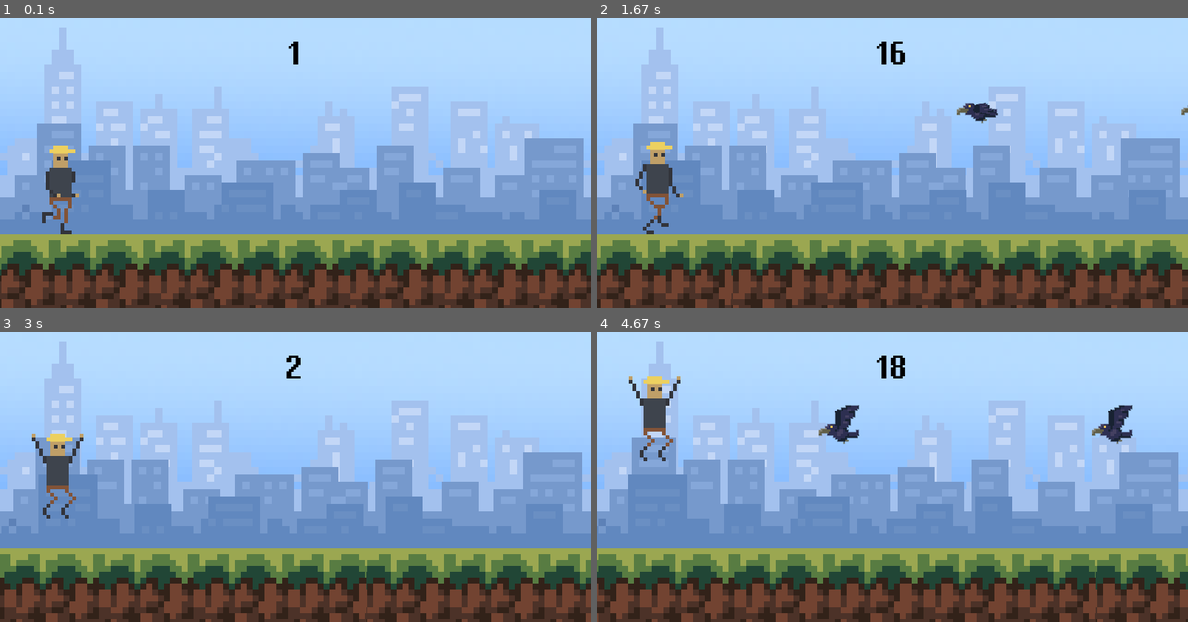
Above: before the commit, frames 1-4 (two rows, left to right).
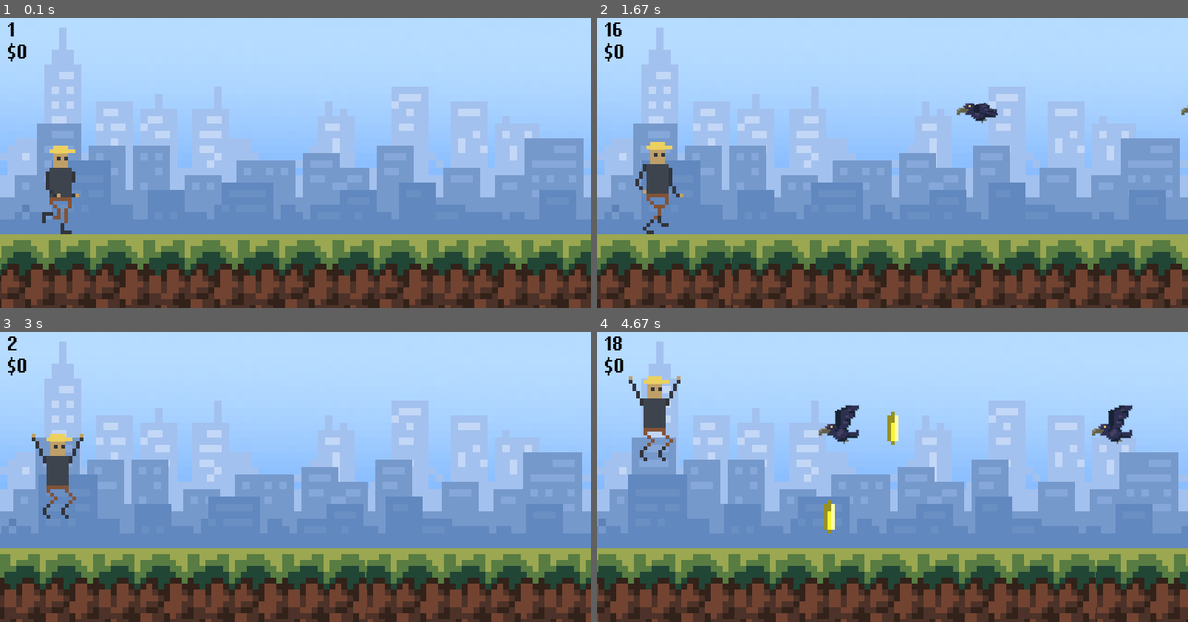
Above: after the commit, the same moments.

Repository: Dan-96/Pygame-Runner
Game: pygame game, started from main.py
Same seed, same stepped clock (60 frames per second), same inputs: the game is played once before the commit and once after it.
Inputs:
- Up to frame 1 (0.1 s): no input
- Up to frame 2 (1.67 s): no input
- Up to frame 3 (3 s): tap Space at 1.83, 2.23, 2.53, 2.7, 2.83 s
- Up to frame 4 (4.67 s): tap Space at 3.53, 3.67, 3.8, 3.93, 4.1, 4.23, 4.43, 4.57 s

The runs differ from the first frame. In frame 1, 0.2% of the frame differs, in the area x 1-51%, y 1-17%; in frame 2, 0.4%; in frame 3, 0.2%; in frame 4, 0.8%, in the area x 1-53%, y 1-70%.

Commit message:
Added coin pickup system, cleaned up code.
Created a new class called 'Coin' which enables coins to randomly spawn, and added a system that tracks how much money the player has.

Made code more readable and deleted repeated blocks of code.

Diff:
--- a/main.py
+++ b/main.py
@@ -1,3 +1,5 @@
+import random
+
 import pygame
 from sys import exit
 from random import randint, choice
@@ -26,10 +28,10 @@
             player_run_8,
             player_run_9,
         ]
-        self.player_index = 0
+        self.animation_index = 0
         self.player_jump = pygame.image.load('Graphics/Player_jump.png').convert_alpha()
 
-        self.image = pygame.image.load('Graphics/Player_run_1.png').convert_alpha()
+        self.image = player_run_1
         self.rect = self.image.get_rect(midbottom = (80, 300))
         self.rect.width = self.image.get_width() // 2
         self.gravity = 0
@@ -50,10 +52,10 @@
         if self.rect.bottom < 300:
             self.image = self.player_jump
         else:
-            self.player_index += 0.3
-            if self.player_index >= len(self.player_run):
-                self.player_index = 0
-            self.image = self.player_run[int(self.player_index)]
+            self.animation_index += 0.3
+            if self.animation_index >= len(self.player_run):
+                self.animation_index = 0
+            self.image = self.player_run[int(self.animation_index)]
 
     def update(self):
         self.player_input()
@@ -76,7 +78,6 @@
             y_pos = 300
 
         self.animation_index = 0
-
         self.image = self.frames[self.animation_index]
         self.rect = self.image.get_rect(midbottom = (randint(900, 1100), y_pos))
 
@@ -95,16 +96,59 @@
         self.rect.x -= speed
         self.destroy()
 
+class Coin(pygame.sprite.Sprite):
+    def __init__(self):
+        super().__init__()
+        coin_frame_1 = image_scaling('Graphics/Coin_1.png', 45, 45)
+        coin_frame_2 = image_scaling('Graphics/Coin_2.png', 45, 45)
+        coin_frame_3 = image_scaling('Graphics/Coin_3.png', 45, 45)
+        coin_frame_4 = image_scaling('Graphics/Coin_2.png', 45, 45)
+        self.coin_frame = [
+            coin_frame_1,
+            coin_frame_2,
+            coin_frame_3,
+            coin_frame_4
+        ]
+
+        self.animation_index = 0
+        self.image = coin_frame_1
+        y_pos = [280, 280, 160]
+        self.rect = self.image.get_rect(midbottom = (randint(900, 1700), choice(y_pos)))
+
+    def animation_state(self):
+        self.animation_index += 0.2
+        if self.animation_index >= len(self.coin_frame):
+            self.animation_index = 0
+        self.image = self.coin_frame[int(self.animation_index)]
+
+    def destroy(self):
+        if self.rect.x < -200:
+            self.kill()
+            return True
+        if not player_collisions(coin_group, False):
+            self.kill()
+            global money
+            money += 1
+            return True
+        else:
+            return False
+
+    def update(self):
+        self.animation_state()
+        self.rect.x -= speed / 1.5
+        self.destroy()
+
 def display_score():
     current_time = int(round((pygame.time.get_ticks() - start_time) / 100))
     score_surf = font.render(f'{current_time}', True, 'black')
-    score_rect = score_surf.get_rect(center = (400, 50))
+    score_rect = score_surf.get_rect(midleft = (10, 20))
     screen.blit(score_surf, score_rect)
     return current_time
 
-def sprite_collisions():
-    if pygame.sprite.spritecollide(player_group.sprite, obstacle_group, False):
-        obstacle_group.empty()
+def player_collisions(group, empty):
+    if pygame.sprite.spritecollide(player_group.sprite, group, False):
+        if empty:
+            group.empty()
         return False
     else:
         return True
@@ -120,23 +164,32 @@
     screen.blit(surface, (bg_x2, height))
     return bg_x, bg_x2
 
+def image_scaling(image, x, y):
+    return pygame.transform.scale(pygame.image.load(image).convert_alpha(), (x, y))
 
 pygame.init()
 screen = pygame.display.set_mode((800, 400))
 pygame.display.set_caption('Runner')
 pygame.display.set_icon(pygame.image.load('Graphics/Logo.png'))
 clock = pygame.time.Clock()
-font = pygame.font.Font('Fonts/MP16REG.ttf', 50)
+font = pygame.font.Font('Fonts/MP16REG.ttf', 30)
+coin_spawn_random = 0
 game_active = True
 start_time = 0
 speed = 10
+money = 0
+
+
+# Groups
 player_group = pygame.sprite.GroupSingle()
 player_group.add(Player())
 
 obstacle_group = pygame.sprite.Group()
 
+coin_group = pygame.sprite.Group()
+
 # Background colour
-background_surf = pygame.transform.scale((pygame.image.load('Graphics/Background.png').convert()), (800, 400))
+background_surf = image_scaling('Graphics/Background.png', 800, 400)
 
 # Ground
 ground_surf = pygame.image.load('Graphics/Ground.png').convert()
@@ -145,38 +198,24 @@
 ground_x2 = ground_img_width
 
 # Background city
-city_surf = pygame.transform.scale((pygame.image.load('Graphics/City_background_1.png').convert_alpha()), (800, 400))
+city_surf = image_scaling('Graphics/City_background_1.png', 800, 400)
 city_img_width = city_surf.get_width()
 city_x1 = 0
 city_x2 = city_img_width
 
-city2_surf = pygame.transform.scale((pygame.image.load('Graphics/City_background_2.png').convert_alpha()), (800, 400))
+city2_surf = image_scaling('Graphics/City_background_2.png', 800, 400)
 city2_img_width = city2_surf.get_width()
 city2_x1 = 0
 city2_x2 = city2_img_width
 
-city3_surf = pygame.transform.scale((pygame.image.load('Graphics/City_background_3.png').convert_alpha()), (800, 400))
+city3_surf = image_scaling('Graphics/City_background_3.png', 800, 400)
 city3_img_width = city3_surf.get_width()
 city3_x1 = 0
 city3_x2 = city3_img_width
 
-# Boulder obstacle
-boulder_frame_1 = pygame.image.load('Graphics/Enemy_boulder_1.png').convert_alpha()
-boulder_frame_2 = pygame.image.load('Graphics/Enemy_boulder_2.png').convert_alpha()
-boulder_frames = [boulder_frame_1, boulder_frame_2]
-boulder_frame_index = 0
-boulder_surf = boulder_frames[int(boulder_frame_index)]
-
-# Bird obstacle
-bird_frame_1 = pygame.image.load('Graphics/Enemy_bird_1.png').convert_alpha()
-bird_frame_2 = pygame.image.load('Graphics/Enemy_bird_2.png').convert_alpha()
-bird_frames = [bird_frame_1, bird_frame_2]
-bird_frame_index = 0
-bird_surf = bird_frames[int(bird_frame_index)]
-
 # Timers
-obstacle_timer = pygame.USEREVENT + 1
-pygame.time.set_timer(obstacle_timer, 700)
+obstacle_spawn_timer = pygame.USEREVENT + 1
+pygame.time.set_timer(obstacle_spawn_timer, 700)
 
 bird_animation_timer = pygame.USEREVENT + 2
 pygame.time.set_timer(bird_animation_timer, 100)
@@ -184,7 +223,10 @@
 boulder_animation_timer = pygame.USEREVENT + 3
 pygame.time.set_timer(boulder_animation_timer, 100)
 
-obstacle_speed = pygame.USEREVENT + 4
+coin_spawn_timer = pygame.USEREVENT + 4
+pygame.time.set_timer(coin_spawn_timer, 1500)
+
+obstacle_speed = pygame.USEREVENT + 5
 pygame.time.set_timer(obstacle_speed, 50)
 
 while True:
@@ -193,22 +235,11 @@
             pygame.quit()
             exit()
         if game_active:
-            if event.type == obstacle_timer:
+            if event.type == obstacle_spawn_timer:
                 obstacle_group.add(Obstacle(choice(['bird', 'boulder', 'boulder'])))
 
-            if event.type == boulder_animation_timer:
-                if boulder_frame_index == 0:
-                    boulder_frame_index = 1
-                else:
-                    boulder_frame_index = 0
-                boulder_surf = boulder_frames[boulder_frame_index]
-
-            if event.type == bird_animation_timer:
-                if bird_frame_index == 0:
-                    bird_frame_index = 1
-                else:
-                    bird_frame_index = 0
-                bird_surf = bird_frames[bird_frame_index]
+            if event.type == coin_spawn_timer:
+                coin_group.add(Coin())
 
             if event.type == obstacle_speed:
                 speed += 0.01 # default: 0.01
@@ -226,19 +257,25 @@
         city2_x1, city2_x2 = scroll_background(city2_x1, city2_x2, city2_surf, 0, city2_img_width, 800)
         city_x1, city_x2 = scroll_background(city_x1, city_x2, city_surf, 0, city_img_width, 100)
         ground_x1, ground_x2 = scroll_background(ground_x1, ground_x2, ground_surf, 300, ground_img_width, 1.5)
+
+        # Score and money display
         score = display_score()
-
+        money_message = font.render(f'${int(money)}', True, 'black')
+        money_message_rect= money_message.get_rect(midleft = (10, 50))
+        screen.blit(money_message, money_message_rect)
         # Player
         player_group.update()
         player_group.draw(screen)
         obstacle_group.draw(screen)
         obstacle_group.update()
-        game_active = sprite_collisions()
+        coin_group.draw(screen)
+        coin_group.update()
+        game_active = player_collisions(obstacle_group, True)
 
     else:
         speed = 10
         score_surf2 = font.render('PRESS SPACE BAR TO RESTART', False, 'white')
-        score_rect2 = score_surf2.get_rect(center=(400, 200))
+        score_rect2 = score_surf2.get_rect(center = (400, 200))
         score_message = font.render(f'score: {score}', False, 'white')
         score_message_rect = score_message.get_rect(center = (400, 50))
         screen.fill('black')
Binary file added: Graphics/Coin_1.png
Binary file added: Graphics/Coin_2.png
Binary file added: Graphics/Coin_3.png
